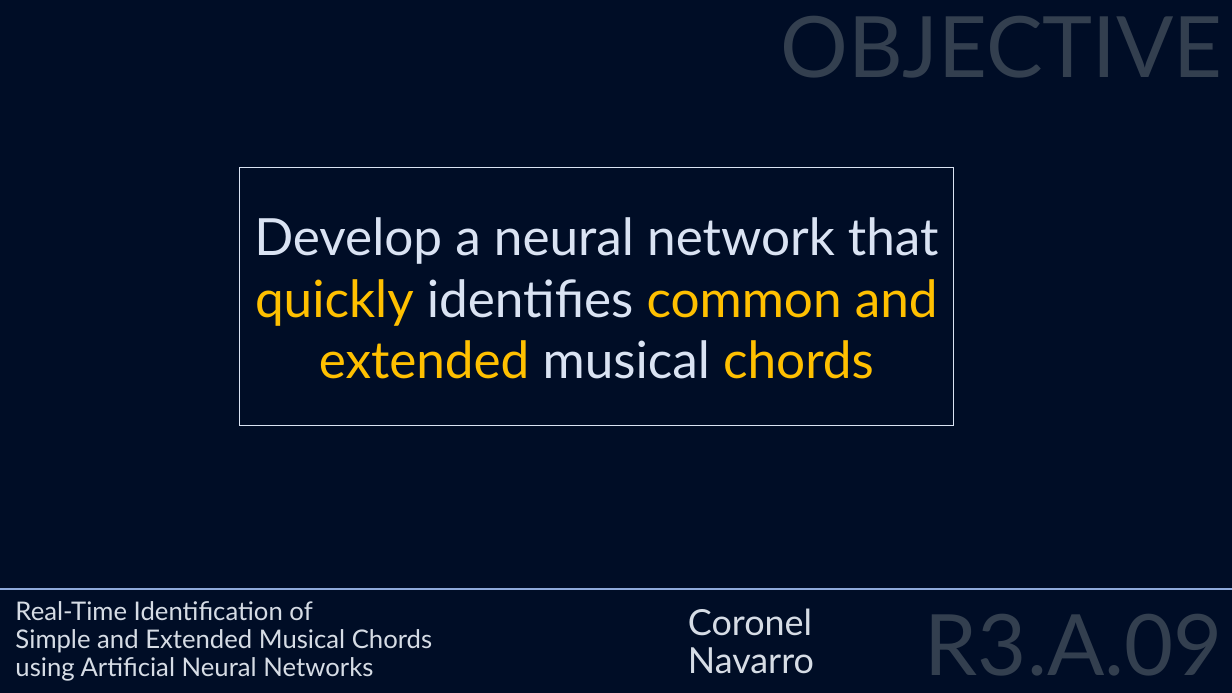
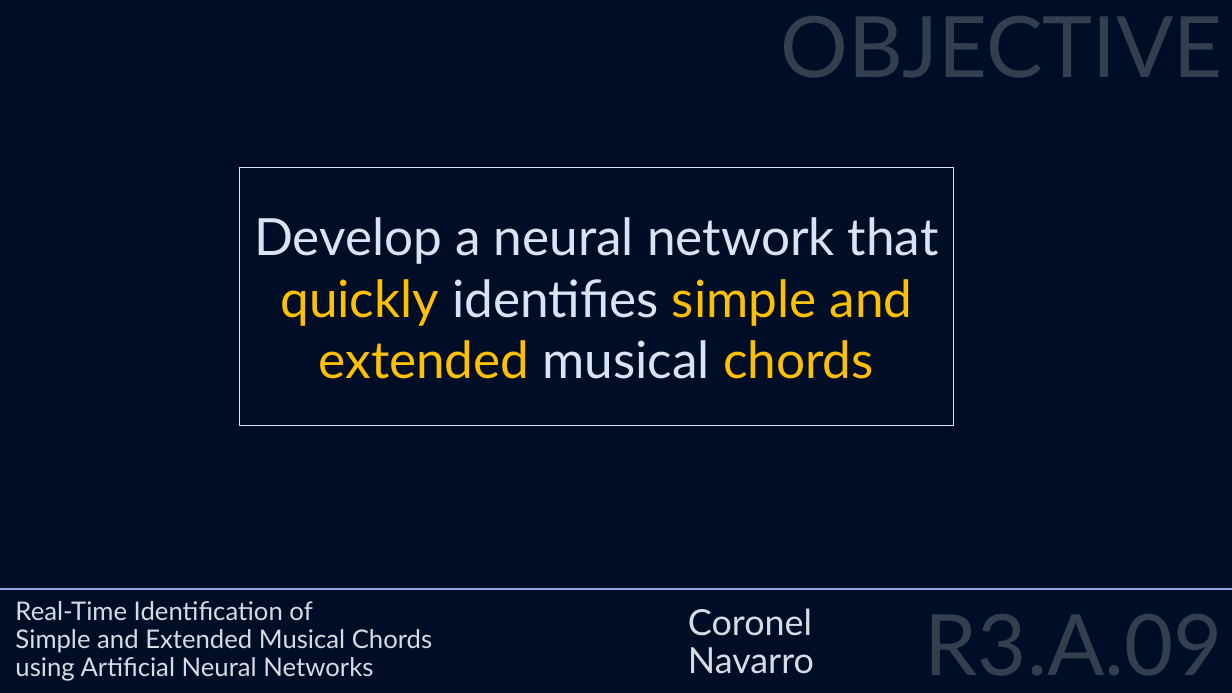
Before and after one commit to visaural/R2_B09_Chord_Identification, a slide deck: slide 23 of presentations/6/q1_oral_defense/r3_a09_q1_oral_defense.pptx. Drawn at 1232x693 pixels with LibreOffice and Linux fonts; fonts in the diff are those of the drawing. Boxes give left, top, right and bottom in pixels: in the first picture for what was removed or moved away, otherwise in the second. Text is boxed around its words. In the diff, an @@ line names an element or a change of style, - is before the commit and + after.

```diff
--- a/presentations/6/q1_oral_defense/r3_a09_q1_oral_defense.pptx
+++ b/presentations/6/q1_oral_defense/r3_a09_q1_oral_defense.pptx
@@ text in rectangle at [254,217,938,379]: text changed @@
-Develop a neural network that quickly identifies common and extended musical chords
+Develop a neural network that quickly identifies simple and extended musical chords
```
Also in this commit, not shown: 9 other slides changed, 1 slide added, 2 other files.
